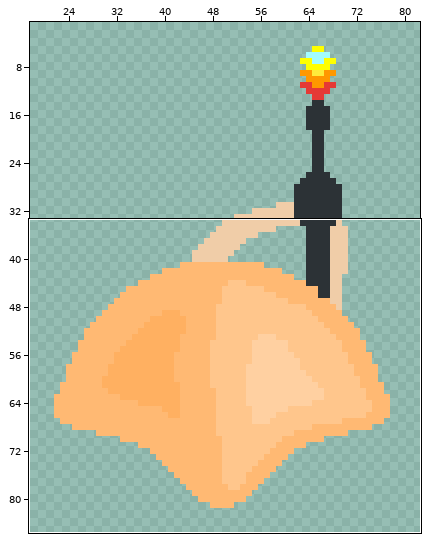
Edited in one commit: sprite sheet (AI Takeover/shot.png). The first picture is a wide view before the edit; the outline marks the close-up.
Close-up. First the earlier version:
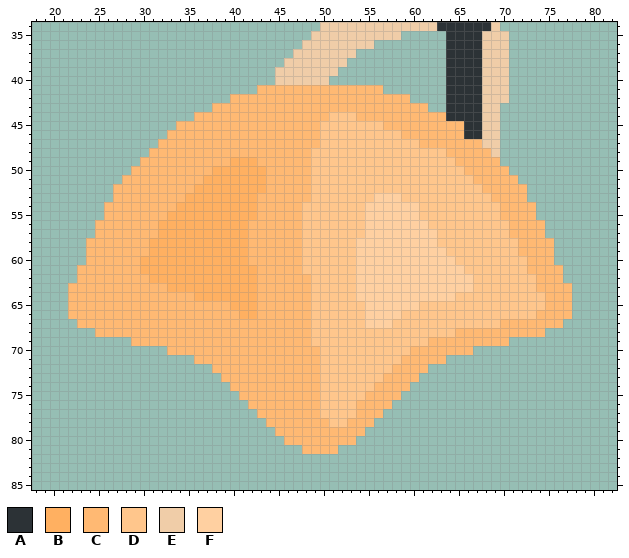
The file is 100x100 pixels. Shown: x 18..82, y 34..85. The wide view leaves out empty margins.
Palette (. is transparent): A #2c3236  B #ffb061  C #ffb973  D #ffc68c  E #f0cda8  F #ffd0a1
Pixels before, first column x 22:
34 ............................EEEEEEEEEEEEEAAAAAAE........
35 ...........................EEEEEEEEEE.....AAAAEEE.......
36 ..........................EEEEEEEE........AAAAEEE.......
37 .........................EEEEEEE..........AAAAEEE.......
38 ........................EEEEEEE...........AAAAEEE.......
39 .......................EEEEEEE............AAAAEEE.......
40 .......................EEEEEE.............AAAAEEE.......
41 .....................CCCCCCCCCCCCCC.......AAAAEEE.......
42 ..................CCCCCCCCCCCCCCCCCCCC....AAAAEEE.......
43 ................CCCCCCCCCCCCCCCCCCCCCCCC..AAAAEE........
44 ..............CCCCCCCCCCCCCCCDDDCCCCCCCCCCAAAAEE........
45 ............CCCCCCCCCCCCCCCCDDDDDDDCCCCCCCCCAAEE........
46 ...........CCCCCCCCCCCCCCCCCDDDDDDDDDCCCCCCCAAEE........
47 ..........CCCCCCCCCCCCCCCCCCDDDDDDDDDDDCCCCCCCEE........
48 .........CCCCCCCCCCCCCCCCCCDDDDDDDDDDDDDDDCCCCCE........
49 ........CCCCCCCCCCBBBCCCCCCDDDDDDDDDDDDDDDDCCCCC........
50 .......CCCCCCCCCBBBBBBCCCCCDDDDDDDDDDDDDDDDDCCCCC.......
51 ......CCCCCCCCCBBBBBBBCCCCCDDDDDDDDDDDDDDDDDDCCCCC......
52 .....CCCCCCCCCBBBBBBBBCCCCCDDDDDDDDDDDDDDDDDDDCCCCC.....
53 .....CCCCCCCCBBBBBBBBCCCCCCDDDDDDDFFFDDDDDDDDDDCCCC.....
54 ....CCCCCCCCBBBBBBBBBCCCCCDDDDDDDFFFFFFDDDDDDDDDCCCC....
55 ....CCCCCCCBBBBBBBBBBCCCCCDDDDDDDFFFFFFDDDDDDDDDCCCC....
56 ...CCCCCCCBBBBBBBBBBCCCCCCDDDDDDDFFFFFFFDDDDDDDDDCCCC...
57 ...CCCCCCCBBBBBBBBBBCCCCCCDDDDDDDFFFFFFFFDDDDDDDDCCCC...
58 ..CCCCCCCBBBBBBBBBBBCCCCCCDDDDDDFFFFFFFFFDDDDDDDDDCCCC..
59 ..CCCCCCCBBBBBBBBBBBCCCCCCDDDDDDFFFFFFFFFFDDDDDDDDCCCC..
60 ..CCCCCCBBBBBBBBBBBBCCCCCCDDDDDDFFFFFFFFFFFDDDDDDDDCCC..
61 .CCCCCCCBBBBBBBBBBBBBCCCCCDDDDDDFFFFFFFFFFFFDDDDDDDCCCC.
62 .CCCCCCCCBBBBBBBBBBBBCCCCCCDDDDDFFFFFFFFFFFFFDDDDDDDCCC.
63 CCCCCCCCCCCBBBBBBBBBBCCCCCCDDDDDFFFFFFFFFFFFFDDDDDDDCCCC
64 CCCCCCCCCCCCCCBBBBBBBCCCCCCDDDDDFFFFFFFFFFFDDDDDDDDDDCCC
65 CCCCCCCCCCCCCCCCCCBBBCCCCCCDDDDDDFFFFFFDDDDDDDDDDDDDDCCC
66 CCCCCCCCCCCCCCCCCCCBBCCCCCCDDDDDDFFFFDDDDDDDDDDDDDDDCCCC
67 .CCCCCCCCCCCCCCCCCCCCCCCCCCDDDDDDFFFDDDDDDDDDDDDCCCCCCC.
68 ...CCCCCCCCCCCCCCCCCCCCCCCCDDDDDDDDDDDDDDDDCCCCCCCCCC...
69 .......CCCCCCCCCCCCCCCCCCCCDDDDDDDDDDDDDCCCCCCCCC.......
70 ...........CCCCCCCCCCCCCCCCCDDDDDDDDDDCCCCCCC...........
71 ..............CCCCCCCCCCCCCCDDDDDDDDDCCCCC..............
72 ................CCCCCCCCCCCCDDDDDDDDCCCC................
73 .................CCCCCCCCCCCDDDDDDDCCCC.................
74 ..................CCCCCCCCCCDDDDDDCCCC..................
75 ...................CCCCCCCCCDDDDDCCCC...................
76 ....................CCCCCCCCDDDDCCCC....................
77 .....................CCCCCCCDDDDCCC.....................
78 ......................CCCCCCCDDCCC......................
79 .......................CCCCCCCCCC.......................
80 ........................CCCCCCCC........................
81 ..........................CCCC..........................
New version:
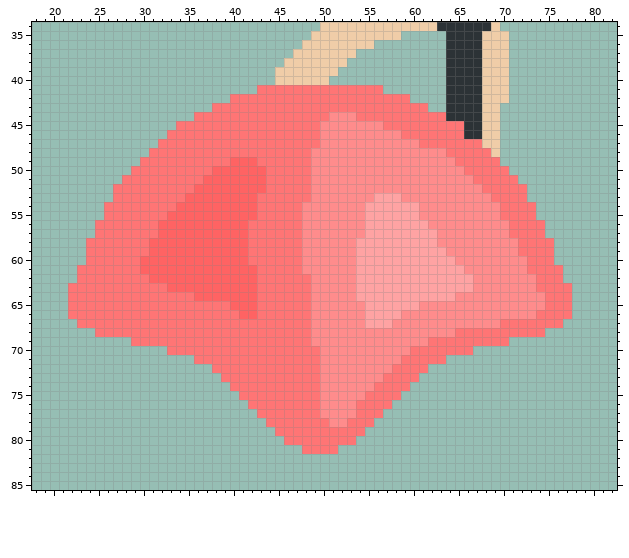
Diff:
colour B: #ffb061 -> #ff6363
colour C: #ffb973 -> #ff7575
colour D: #ffc68c -> #ff8c8c
colour F: #ffd0a1 -> #ffa3a3
Pixel boxes of the changes (left, top, right, bottom) in both close-ups:
changed: (68, 85, 572, 454)
